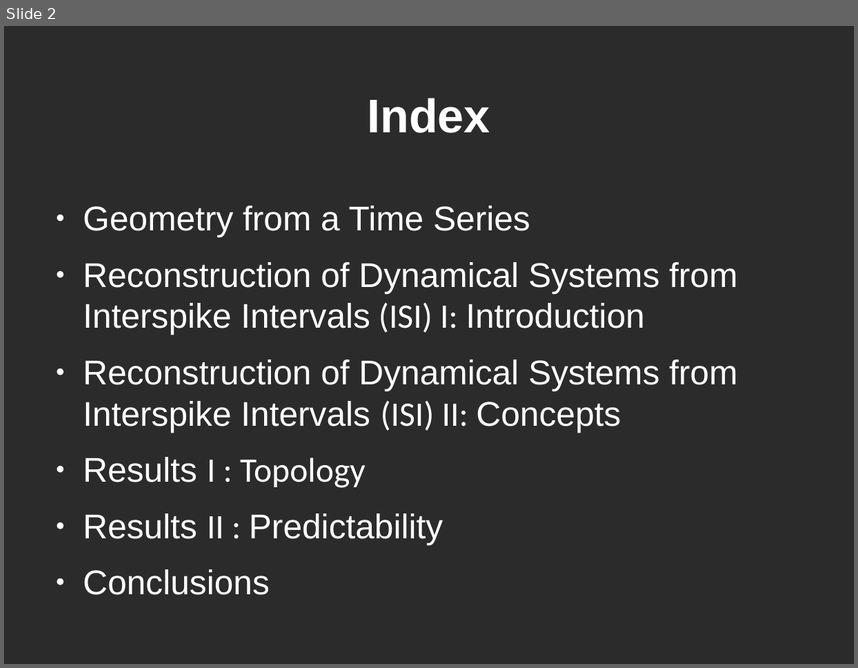
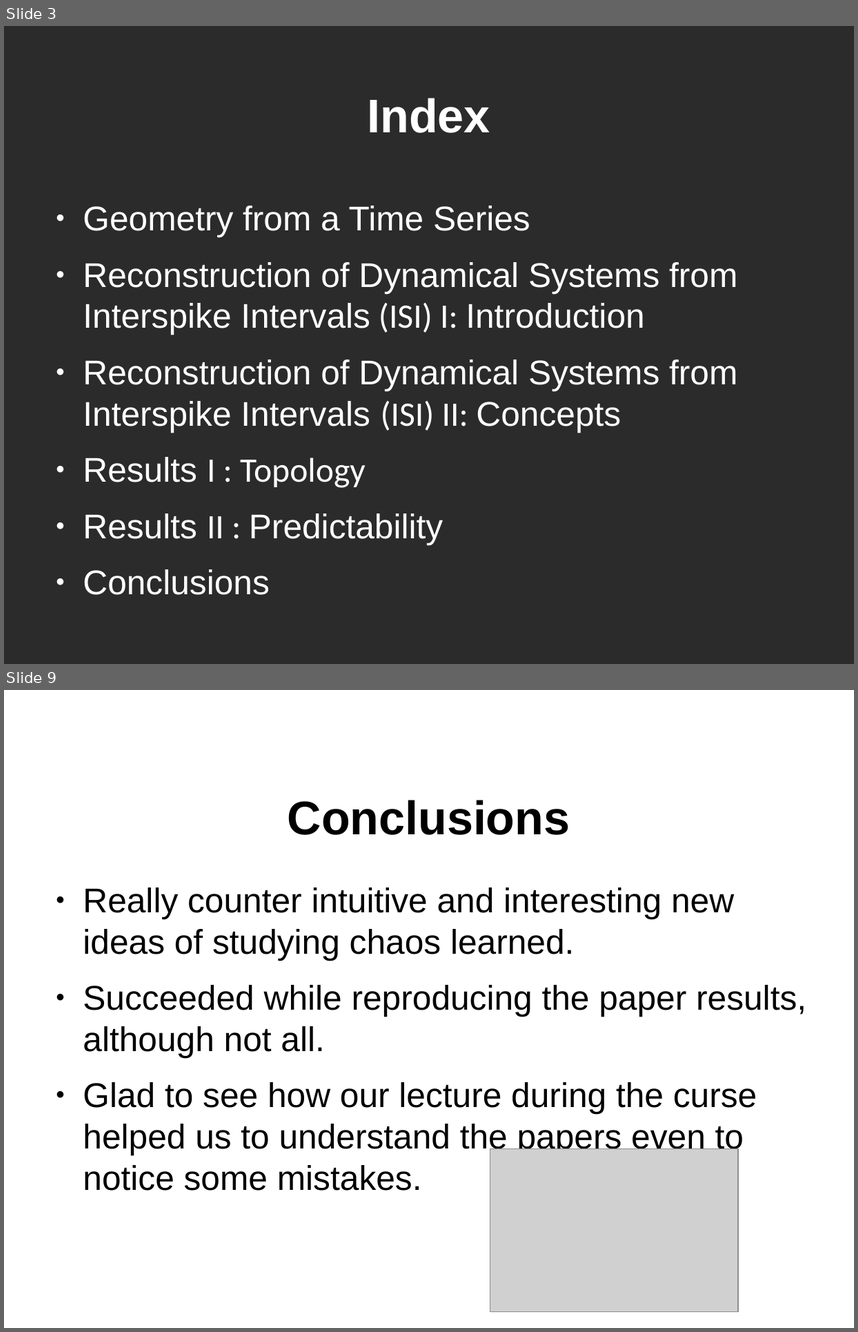
Before and after one commit to aarcascuerda/Reconstruction-of-dynamical-systems-from-ISIs, a slide deck: presentation/presentation.odp. Shown one above the other, each under a label of ours: slide 2 before the commit, slides 3 and 9 after it; the slides between them are not shown. The pictures are 858x668 and 858x1332 pixels, drawn with LibreOffice and Linux fonts; fonts in the diff are those of the drawing; grey boxes stand for pictures; background and template pictures are left out; a plain dark background stands for a picture behind light text. Boxes give left, top, right and bottom in pixels: in the first picture for what was removed or moved away, otherwise in the second. Text is boxed around its words. In the diff, an @@ line names an element or a change of style, - is before the commit and + after.

```diff
--- a/presentation/presentation.odp
+++ b/presentation/presentation.odp
@@ slide 9 added at (x1=4, y1=690, x2=854, y2=1328), background #FFFFFF @@
@@ title added at (x1=288, y1=800, x2=570, y2=835), 44 pt, text #000000, bold @@
+Conclusions
@@ text added at (x1=83, y1=887, x2=806, y2=1190), 32 pt, text #000000 @@
+● Really counter intuitive and interesting new ideas of studying chaos learned.
+● Succeeded while reproducing the paper results, although not all.
+● Glad to see how our lecture during the curse helped us to understand the papers even to notice some mistakes.
@@ picture added at (x1=490, y1=1149, x2=738, y2=1312) @@
@@ what was slide 2 is now slide 3 @@
```
Also in this commit, not shown: 6 slides changed, 1 slide removed, 2 other files.
